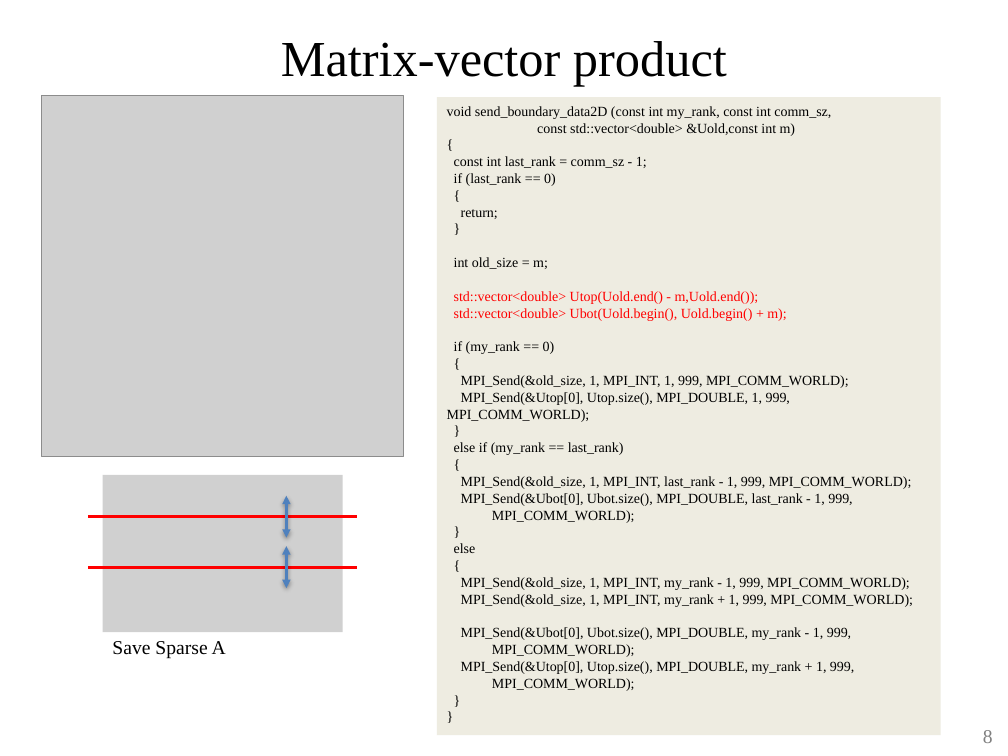
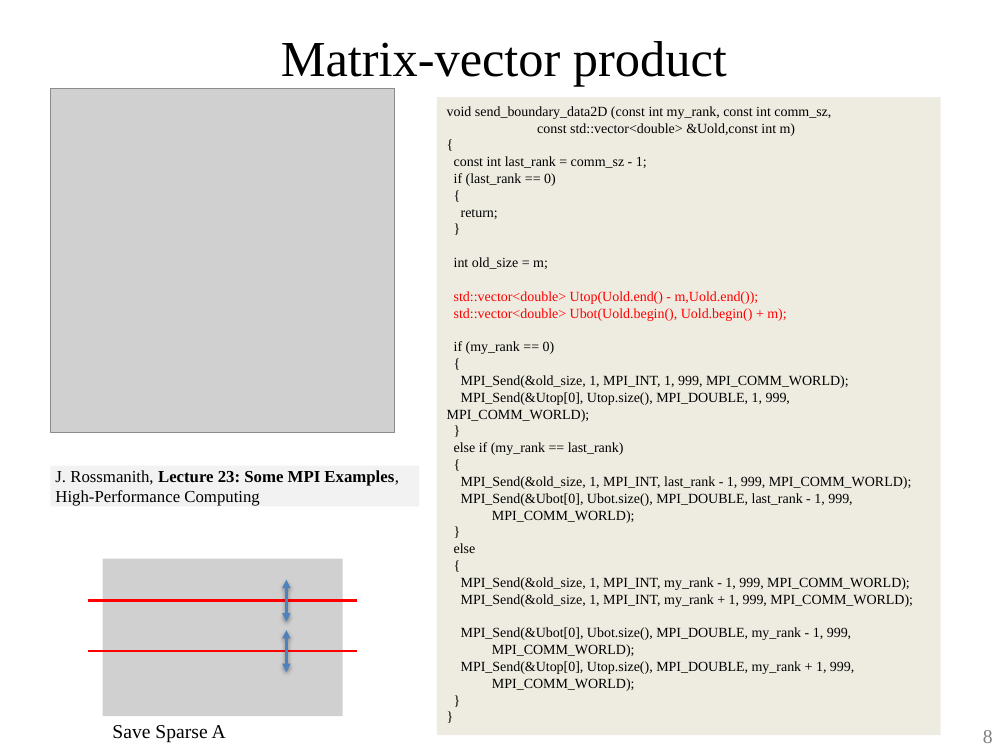
Before and after one commit to ChengHauYang/HPC, a slide deck: slide 8 of final_project/cheng_hau.pptx. Drawn at 1008x756 pixels with LibreOffice and Linux fonts; fonts in the diff are those of the drawing; grey boxes stand for pictures. Boxes give left, top, right and bottom in pixels: in the first picture for what was removed or moved away, otherwise in the second. Text is boxed around its words. In the diff, an @@ line names an element or a change of style, - is before the commit and + after.

```diff
--- a/final_project/cheng_hau.pptx
+++ b/final_project/cheng_hau.pptx
@@ picture: place and size @@
-picture at box(42, 96, 403, 457)
+picture at box(50, 88, 395, 432)
@@ rectangle added at box(50, 466, 419, 506), fill #F2F2F2, 12 pt, text #000000 @@
+J. Rossmanith, Lecture 23: Some MPI Examples, High-Performance Computing
@@ 2 lines, 2 double arrows, 1 picture, 1 text: place and size @@
-2 lines, 2 double arrows, 1 picture, 1 text at box(89, 475, 357, 659)
+2 lines, 2 double arrows, 1 picture, 1 text at box(89, 558, 357, 743)
```
Also in this commit, not shown: 3 other slides changed, 1 slide added.
